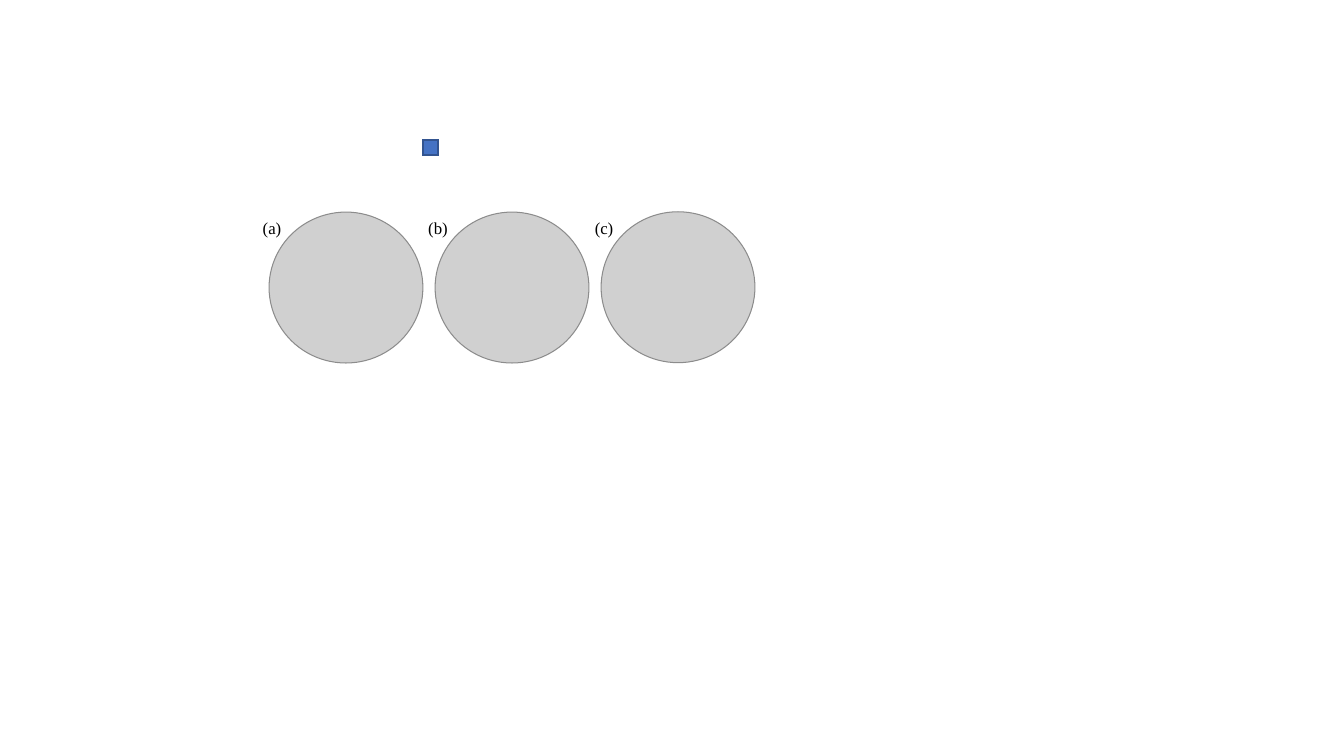
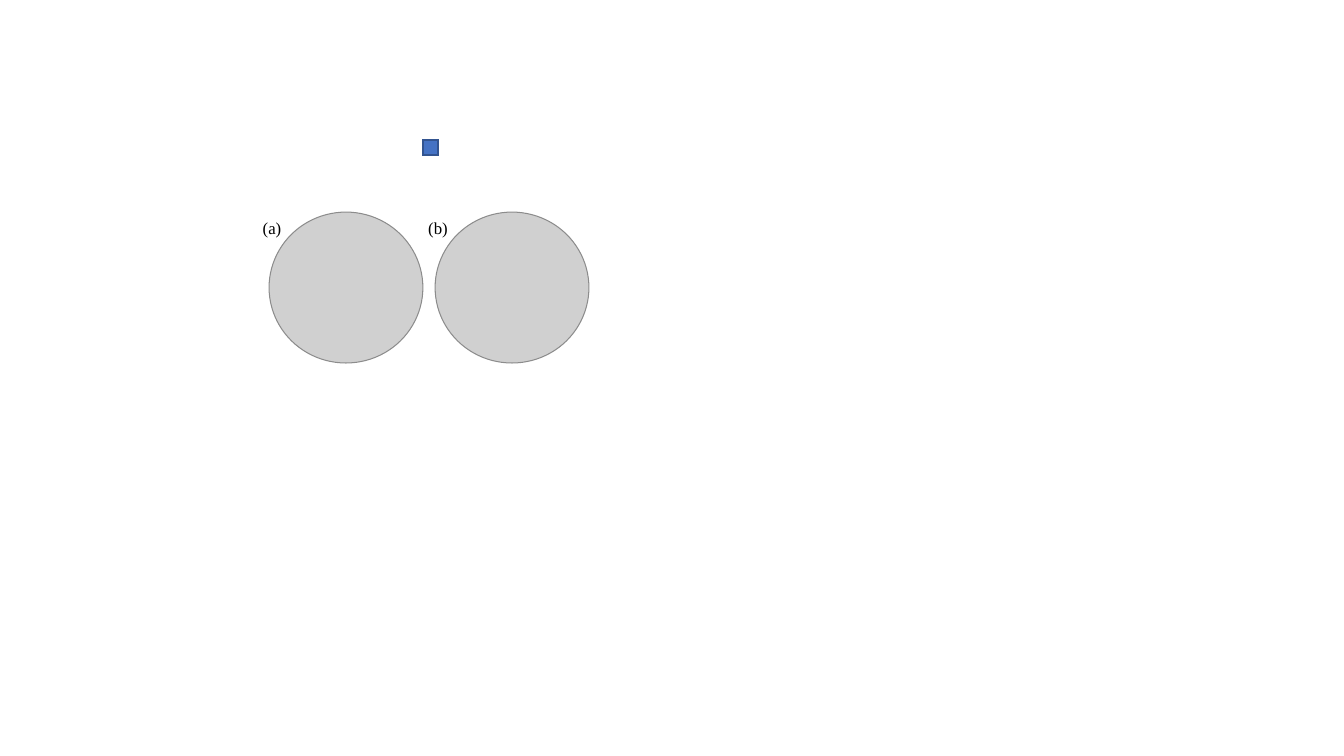
Before and after one commit to pvcresin/hci, a slide deck: slide 11 of 図とグラフ.pptx (slide 10 before the commit). Drawn at 1344x756 pixels with LibreOffice and Linux fonts; fonts in the diff are those of the drawing; grey boxes stand for pictures. Boxes give left, top, right and bottom in pixels: in the first picture for what was removed or moved away, otherwise in the second. Text is boxed around its words. In the diff, an @@ line names an element or a change of style, - is before the commit and + after.

```diff
--- a/図とグラフ.pptx
+++ b/図とグラフ.pptx
@@ text removed at (595, 222, 614, 238) @@
-(c)
@@ picture removed at (601, 212, 755, 363) @@
```
Also in this commit, not shown: 3 other slides changed, 1 slide added, 6 other files.
